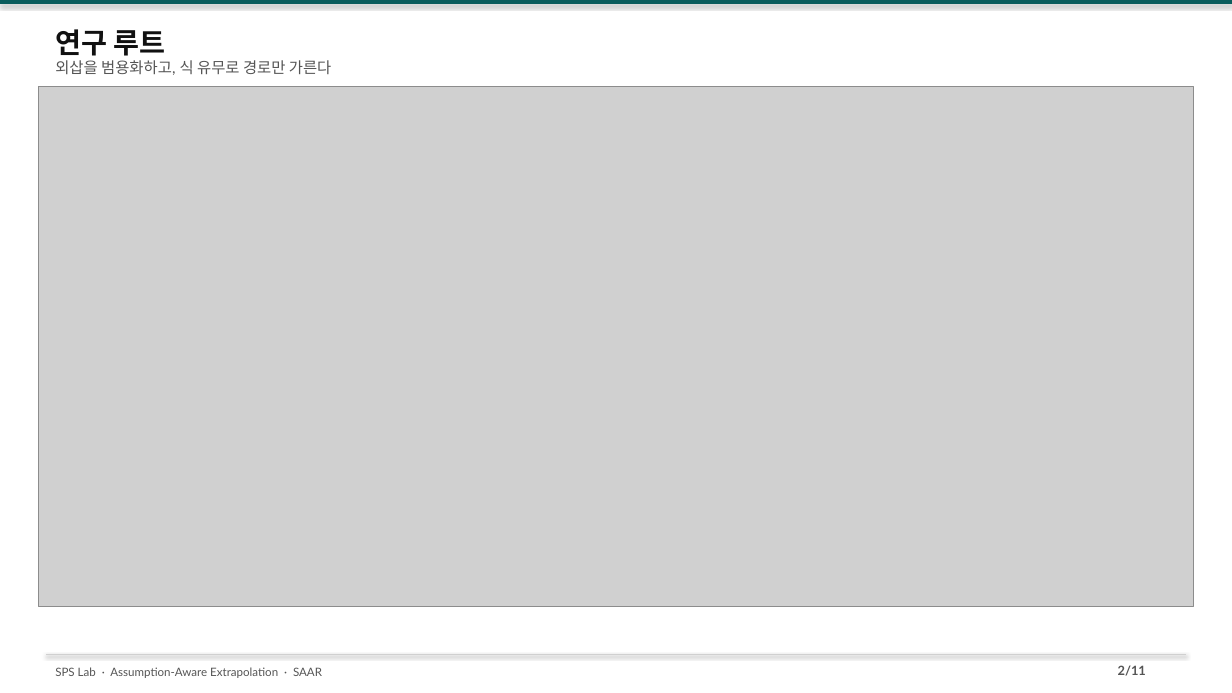
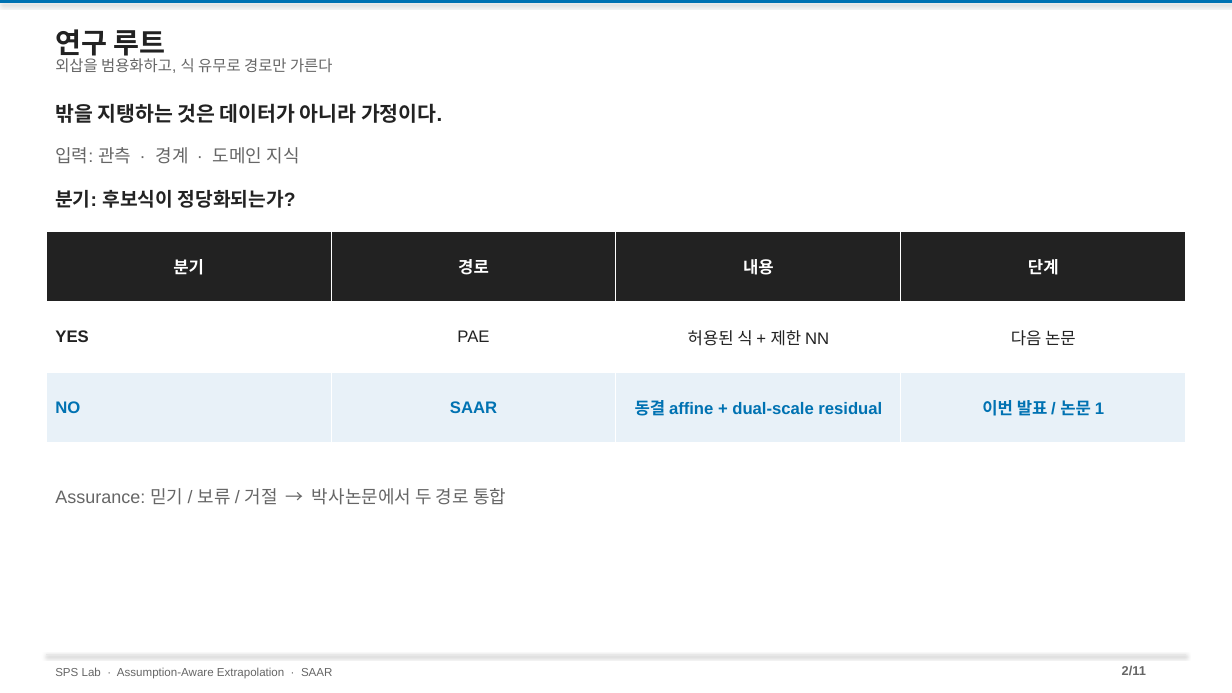
Before and after one commit to amumujs-create/pp_pae_total, a slide deck: slide 2 of output/PP_Research_Detailed_v2.pptx. Drawn at 1232x693 pixels with LibreOffice and Linux fonts; fonts in the diff are those of the drawing; grey boxes stand for pictures. Boxes give left, top, right and bottom in pixels: in the first picture for what was removed or moved away, otherwise in the second. Text is boxed around its words. In the diff, an @@ line names an element or a change of style, - is before the commit and + after.

```diff
--- a/output/PP_Research_Detailed_v2.pptx
+++ b/output/PP_Research_Detailed_v2.pptx
@@ rectangle at (0, 0, 1232, 3): fill #0A5C5C to #0072B2 @@
@@ text "연구 루트" at (55, 29, 166, 61): font Lato to Arial, text colour #111111 to #222222 @@
@@ picture removed at (39, 87, 1194, 606) @@
@@ text added at (55, 103, 442, 123), 16 pt, text #222222, bold @@
+밖을 지탱하는 것은 데이터가 아니라 가정이다.
@@ text added at (55, 147, 300, 164), 14 pt, text #666666 @@
+입력: 관측 · 경계 · 도메인 지식
@@ text added at (55, 190, 296, 208), 15 pt, text #222222, bold @@
+분기: 후보식이 정당화되는가?
@@ table added at (46, 231, 1185, 443), 3 rows, 4 columns @@
+분기 | 경로 | 내용 | 단계
+YES | PAE | 허용된 식 + 제한 NN | 다음 논문
+NO | SAAR | 동결 affine + dual-scale residual | 이번 발표 / 논문 1
@@ text added at (55, 488, 506, 505), 14 pt, text #666666 @@
+Assurance: 믿기 / 보류 / 거절 → 박사논문에서 두 경로 통합
@@ line (46, 654) - (1186, 654): stroke #D0D0D0 0.75 pt to #E8E8E8 0.75 pt @@
@@ font Lato to Arial, text colour #555555 to #666666 in 3 elements at (55, 58, 332, 73), (55, 667, 332, 679), (1122, 665, 1146, 676) @@
```
Also in this commit, not shown: 10 other slides changed, 17 other files.
